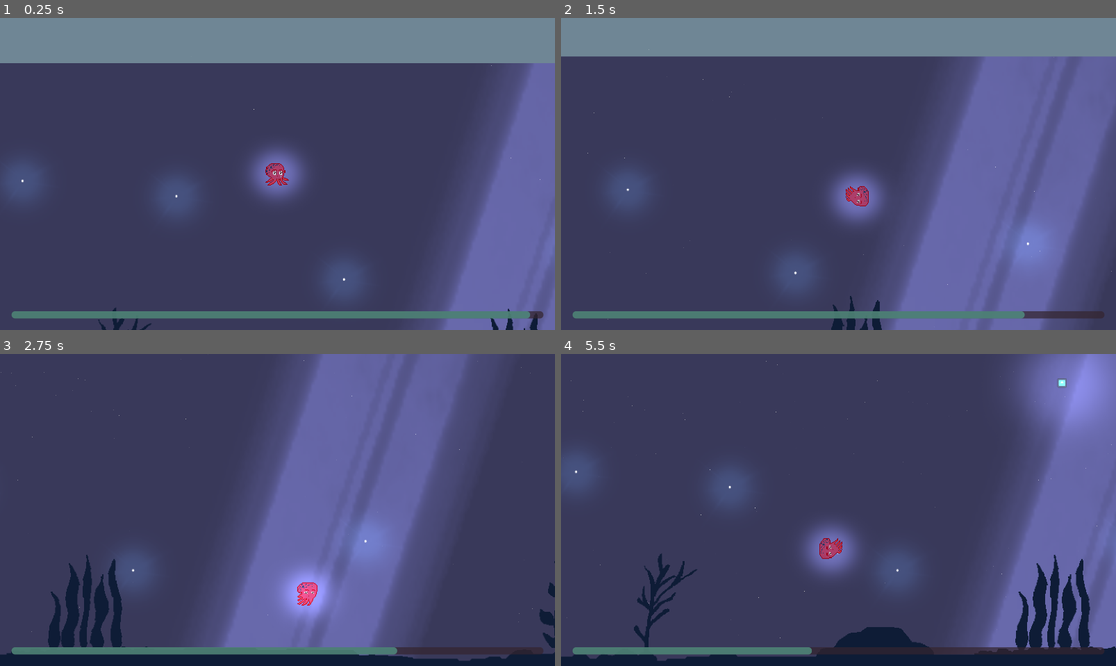
Above: before the commit, frames 1-4 (two rows, left to right).
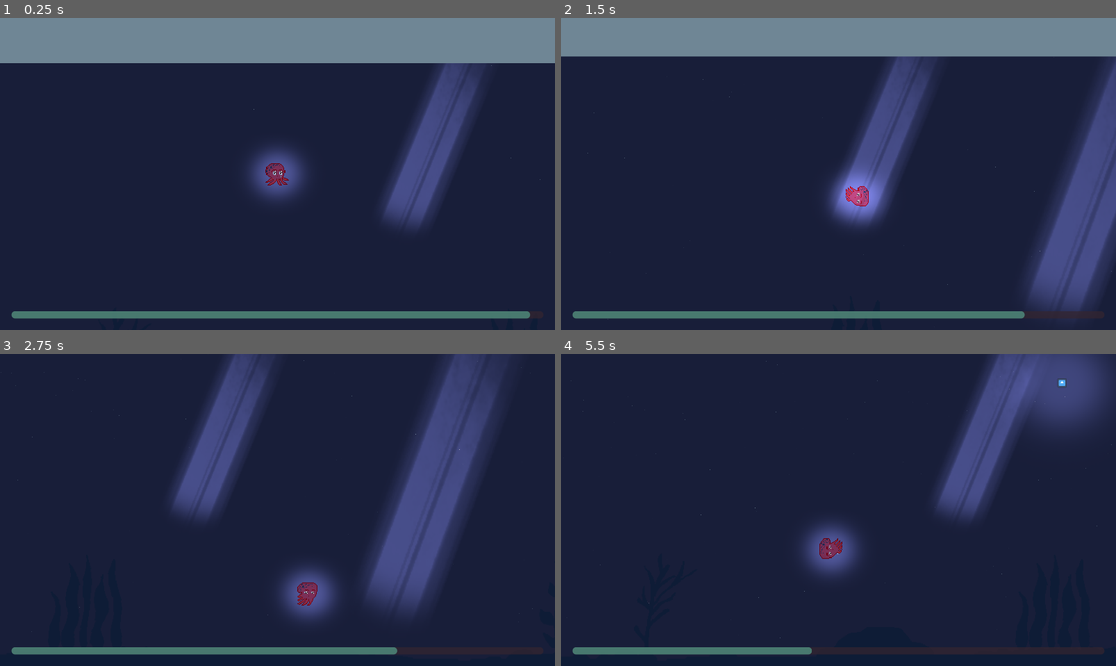
Above: after the commit, the same moments.

Repository: alfroids/tidal-storm
Game: Godot game, scene res://scenes/levels/main.tscn
Same seed, same stepped clock (60 frames per second), same inputs: the game is played once before the commit and once after it. The engine's default icon, where the game draws it, is replaced by a stand-in: a white triangle on a blue panel in a dark square.
Inputs:
- Up to frame 1 (0.25 s): no input
- Up to frame 2 (1.5 s): hold D (move_right) 0.53-1.28 s; tap Space (dash) at 0.6, 1.35 s; hold S (move_down) from 1.28 s (still down)
- Up to frame 3 (2.75 s): release S (move_down) at 2.03 s; hold D (move_right) from 2.03 s (still down); tap Space (dash) at 2.1 s
- Up to frame 4 (5.5 s): release D (move_right) at 2.78 s; hold W (move_up) 2.78-3.53 s; tap Space (dash) every 0.75 s from 2.85 to 5.1 s; hold A (move_left) 3.53-5.03 s; hold S (move_down) from 5.03 s (still down)

The runs differ from the first frame. In frame 1, 80% of the frame differs, in the area x 0-100%, y 14-100%; in frame 2, 79%; in frame 3, 83%; in frame 4, 88%, in the area x 0-100%, y 0-99%.

Commit message:
LightOrbs and GodRays Lights appears according to current cycle

Diff:
--- a/scenes/levels/main.tscn
+++ b/scenes/levels/main.tscn
@@ -4,7 +4,7 @@
 [ext_resource type="PackedScene" uid="uid://beu1a485bi78v" path="res://scenes/vfx/parallax/parallax_background.tscn" id="3_id7vp"]
 [ext_resource type="Texture2D" uid="uid://du2vcjykuaqa7" path="res://assets/lights/light_ray.png" id="4_l32tu"]
 [ext_resource type="PackedScene" uid="uid://ye3rq14ioe58" path="res://scenes/management/boat-manager/boat-manager.tscn" id="5_gj485"]
-[ext_resource type="PackedScene" uid="uid://wqflljuyalmk" path="res://scenes/vfx/lights/light_orb.tscn" id="7_3dddv"]
+[ext_resource type="PackedScene" uid="uid://fp5sxpywjdv3" path="res://scenes/management/light_manager.tscn" id="6_rn8rj"]
 [ext_resource type="PackedScene" uid="uid://bkuab87kd4a46" path="res://scenes/UI/game-info/game_info.tscn" id="8_du70m"]
 [ext_resource type="PackedScene" uid="uid://bbklaux7uduqr" path="res://scenes/UI/pause-menu/pause_menu.tscn" id="8_fuxxj"]
 [ext_resource type="PackedScene" uid="uid://dc3yj8ro8os7l" path="res://scenes/mission/mission-manager/mission_manager.tscn" id="8_gtlp6"]
@@ -69,31 +69,25 @@
 [node name="Lights" type="Node" parent="."]
 
 [node name="Sunlight" type="DirectionalLight2D" parent="Lights"]
+visible = false
 rotation = -0.436332
 color = Color(0.746009, 0.606846, 0.441028, 0.776471)
 shadow_enabled = true
 
 [node name="GodRayRight" type="PointLight2D" parent="Lights"]
+visible = false
 position = Vector2(1126, 168)
 scale = Vector2(9.64, 16.6)
 texture = ExtResource("4_l32tu")
 
 [node name="GodRayLeft" type="PointLight2D" parent="Lights"]
+visible = false
 position = Vector2(-1811, 633)
 scale = Vector2(8.12, 10.76)
 texture = ExtResource("4_l32tu")
 
-[node name="LightOrb1" parent="Lights" instance=ExtResource("7_3dddv")]
-position = Vector2(-350, 461)
-
-[node name="LightOrb2" parent="Lights" instance=ExtResource("7_3dddv")]
-position = Vector2(-882, 408)
-
-[node name="LightOrb3" parent="Lights" instance=ExtResource("7_3dddv")]
-position = Vector2(1034, 648)
-
-[node name="LightOrb4" parent="Lights" instance=ExtResource("7_3dddv")]
-position = Vector2(230, 749)
+[node name="LightManager" parent="." instance=ExtResource("6_rn8rj")]
+position = Vector2(-1920, 0)
 
 [node name="CanvasCycles" parent="." instance=ExtResource("8_jit2o")]
 
--- /dev/null
+++ b/scenes/management/light_manager.gd
@@ -0,0 +1,14 @@
+extends Node
+
+@export var _orb_manager: Node2D
+
+#@export var _anim: AnimationPlayer
+#
+func _ready() -> void:
+	CycleManager.cycle_started.connect(_orbs_visibility) # aqui eu pego o sinal emitido pelo autoload?
+
+func _orbs_visibility(phase: CycleManager.PHASE) -> void:
+		if phase == CycleManager.PHASE.CALM:
+			_orb_manager.visible = false
+		elif phase == CycleManager.PHASE.STORM:
+			_orb_manager.visible = true
--- a/scenes/management/light_manager.tscn
+++ b/scenes/management/light_manager.tscn
@@ -1,7 +1,59 @@
-[gd_scene load_steps=2 format=3 uid="uid://fp5sxpywjdv3"]
+[gd_scene load_steps=4 format=3 uid="uid://fp5sxpywjdv3"]
 
-[ext_resource type="PackedScene" uid="uid://wqflljuyalmk" path="res://scenes/lights/light_orb.tscn" id="1_fa6ml"]
+[ext_resource type="PackedScene" uid="uid://wqflljuyalmk" path="res://scenes/vfx/lights/light_orb.tscn" id="1_fa6ml"]
+[ext_resource type="Script" path="res://scenes/management/light_manager.gd" id="1_t3y2m"]
+[ext_resource type="PackedScene" uid="uid://ctm7xj5py6p0j" path="res://scenes/vfx/lights/god_ray.tscn" id="3_1vo4u"]
 
-[node name="LightManager" type="Node"]
+[node name="LightManager" type="Node2D" node_paths=PackedStringArray("_orb_manager")]
+script = ExtResource("1_t3y2m")
+_orb_manager = NodePath("OrbsManager")
 
-[node name="LightOrb" parent="." instance=ExtResource("1_fa6ml")]
+[node name="OrbsManager" type="Node2D" parent="."]
+visible = false
+
+[node name="LightOrb" parent="OrbsManager" instance=ExtResource("1_fa6ml")]
+position = Vector2(1730, 701)
+
+[node name="LightOrb2" parent="OrbsManager" instance=ExtResource("1_fa6ml")]
+position = Vector2(1193, 328)
+
+[node name="LightOrb3" parent="OrbsManager" instance=ExtResource("1_fa6ml")]
+position = Vector2(415, 297)
+
+[node name="LightOrb4" parent="OrbsManager" instance=ExtResource("1_fa6ml")]
+position = Vector2(790, 495)
+
+[node name="LightOrb5" parent="OrbsManager" instance=ExtResource("1_fa6ml")]
+position = Vector2(1745, 281)
+
+[node name="LightOrb6" parent="OrbsManager" instance=ExtResource("1_fa6ml")]
+position = Vector2(2185, 541)
+
+[node name="LightOrb7" parent="OrbsManager" instance=ExtResource("1_fa6ml")]
+position = Vector2(2589, 185)
+
+[node name="LightOrb8" parent="OrbsManager" instance=ExtResource("1_fa6ml")]
+position = Vector2(2881, 629)
+
+[node name="LightOrb9" parent="OrbsManager" instance=ExtResource("1_fa6ml")]
+position = Vector2(3417, 433)
+
+[node name="LightOrb10" parent="OrbsManager" instance=ExtResource("1_fa6ml")]
+position = Vector2(3105, 273)
+
+[node name="LightOrb11" parent="OrbsManager" instance=ExtResource("1_fa6ml")]
+position = Vector2(361, 601)
+
+[node name="GodRayManager" type="Node2D" parent="."]
+
+[node name="GodRay" parent="GodRayManager" instance=ExtResource("3_1vo4u")]
+position = Vector2(647, 326)
+scale = Vector2(3.20733, 4.66442)
+
+[node name="GodRay2" parent="GodRayManager" instance=ExtResource("3_1vo4u")]
+position = Vector2(2504, 199)
+scale = Vector2(2.64734, 3.73019)
+
+[node name="GodRay3" parent="GodRayManager" instance=ExtResource("3_1vo4u")]
+position = Vector2(3257, 326)
+scale = Vector2(3.64733, 5.70442)
--- /dev/null
+++ b/scenes/vfx/lights/god_ray.gd
@@ -0,0 +1,15 @@
+extends Node2D
+
+@export var _godray_light: PointLight2D
+
+func _ready() -> void:
+	CycleManager.cycle_started.connect(_godray_energy_change) # aqui eu pego o sinal emitido pelo autoload?
+
+func _godray_energy_change(phase: CycleManager.PHASE) -> void:
+	if phase == CycleManager.PHASE.CALM:
+		var tween = get_tree().create_tween()
+		tween.tween_property(_godray_light, "energy", 2, 1)
+
+	elif phase == CycleManager.PHASE.STORM:
+		var tween = get_tree().create_tween()
+		tween.tween_property(_godray_light, "energy", 0, 1)
--- /dev/null
+++ b/scenes/vfx/lights/god_ray.tscn
@@ -0,0 +1,11 @@
+[gd_scene load_steps=3 format=3 uid="uid://ctm7xj5py6p0j"]
+
+[ext_resource type="Texture2D" uid="uid://du2vcjykuaqa7" path="res://assets/lights/light_ray.png" id="1_fv5u3"]
+[ext_resource type="Script" path="res://scenes/vfx/lights/god_ray.gd" id="1_hu62y"]
+
+[node name="GodRay" type="Node2D" node_paths=PackedStringArray("_godray_light")]
+script = ExtResource("1_hu62y")
+_godray_light = NodePath("PointLight2D")
+
+[node name="PointLight2D" type="PointLight2D" parent="."]
+texture = ExtResource("1_fv5u3")
--- /dev/null
+++ b/scenes/vfx/lights/light_orb.gd
@@ -0,0 +1,15 @@
+extends Node2D
+
+@export var _orb_light: PointLight2D
+
+func _ready() -> void:
+	CycleManager.cycle_started.connect(_orb_energy_change) # aqui eu pego o sinal emitido pelo autoload?
+
+func _orb_energy_change(phase: CycleManager.PHASE) -> void:
+	if phase == CycleManager.PHASE.CALM:
+		var tween = get_tree().create_tween()
+		tween.tween_property(_orb_light, "energy", 0, 1)
+
+	elif phase == CycleManager.PHASE.STORM:
+		var tween = get_tree().create_tween()
+		tween.tween_property(_orb_light, "energy", 2, 1)
--- a/scenes/vfx/lights/light_orb.tscn
+++ b/scenes/vfx/lights/light_orb.tscn
@@ -1,9 +1,12 @@
-[gd_scene load_steps=3 format=3 uid="uid://wqflljuyalmk"]
+[gd_scene load_steps=4 format=3 uid="uid://wqflljuyalmk"]
 
 [ext_resource type="Texture2D" uid="uid://ccw35qdnnya40" path="res://assets/sprites/light_orb.png" id="1_keutm"]
+[ext_resource type="Script" path="res://scenes/vfx/lights/light_orb.gd" id="1_yjrel"]
 [ext_resource type="Texture2D" uid="uid://b2dlu7xcusveu" path="res://assets/lights/hud lantern light.png" id="2_cy1qu"]
 
-[node name="LightOrb" type="Node2D"]
+[node name="LightOrb" type="Node2D" node_paths=PackedStringArray("_orb_light")]
+script = ExtResource("1_yjrel")
+_orb_light = NodePath("PointLight2D")
 
 [node name="Sprite2D" type="Sprite2D" parent="."]
 texture = ExtResource("1_keutm")
